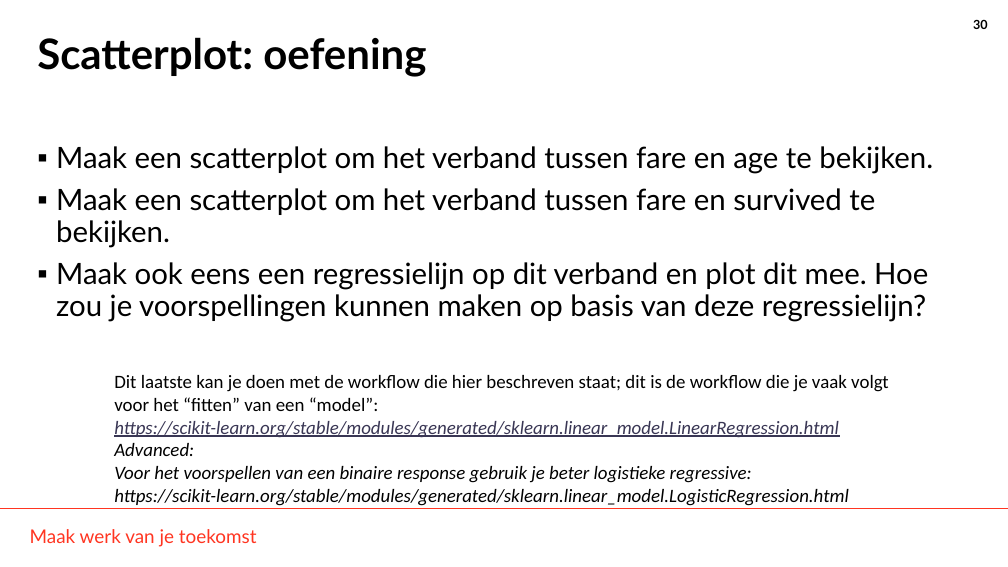
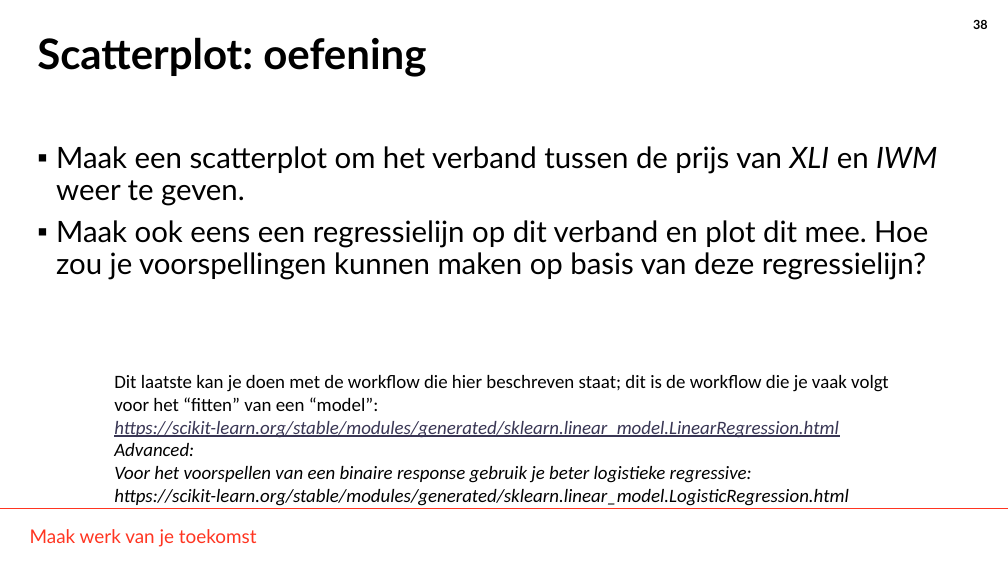
Before and after one commit to THellemans/data-science-syntra-ab, a slide deck: slide 38 of 06 statistiek/04 Numerieke data verdelingen verkennen/04 Numerieke data verdelingen verkennen.pptx (slide 30 before the commit). Drawn at 1008x567 pixels with LibreOffice and Linux fonts; fonts in the diff are those of the drawing; background and template pictures are left out. Boxes give left, top, right and bottom in pixels: in the first picture for what was removed or moved away, otherwise in the second. Text is boxed around its words. In the diff, an @@ line names an element or a change of style, - is before the commit and + after.

```diff
--- a/06 statistiek/04 Numerieke data verdelingen verkennen/04 Numerieke data verdelingen verkennen.pptx
+++ b/06 statistiek/04 Numerieke data verdelingen verkennen/04 Numerieke data verdelingen verkennen.pptx
@@ page number at <box>973,20,988,29</box>: text changed @@
-30
+38
@@ text at <box>56,146,937,205</box>: text changed @@
-▪ Maak een scatterplot om het verband tussen fare en age te bekijken.
-▪ Maak een scatterplot om het verband tussen fare en survived te bekijken.
+▪ Maak een scatterplot om het verband tussen de prijs van XLI en IWM weer te geven.
```
Also in this commit, not shown: 5 other slides changed, 8 slides added, 1 slide removed, 34 other files.
